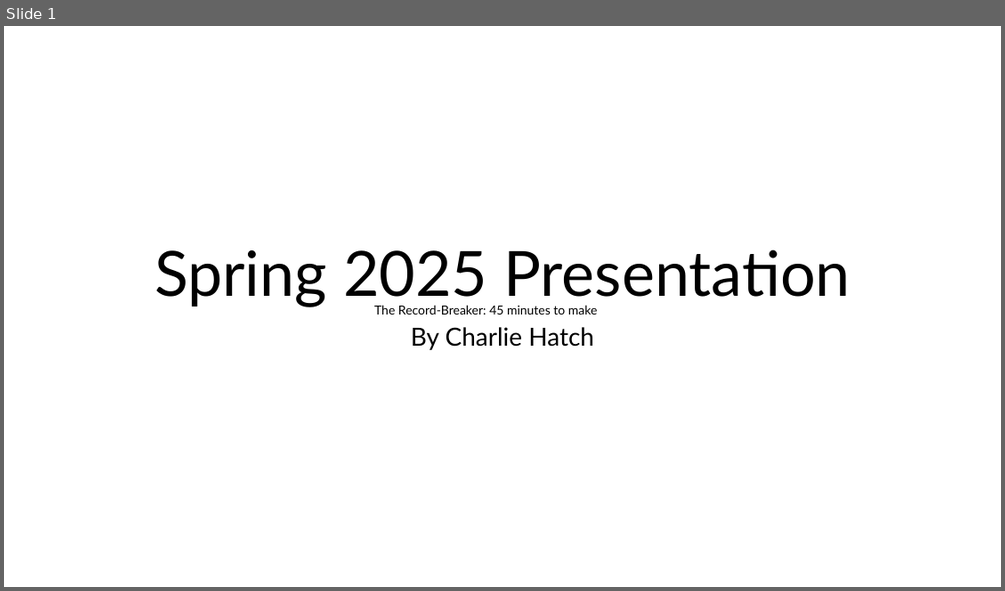
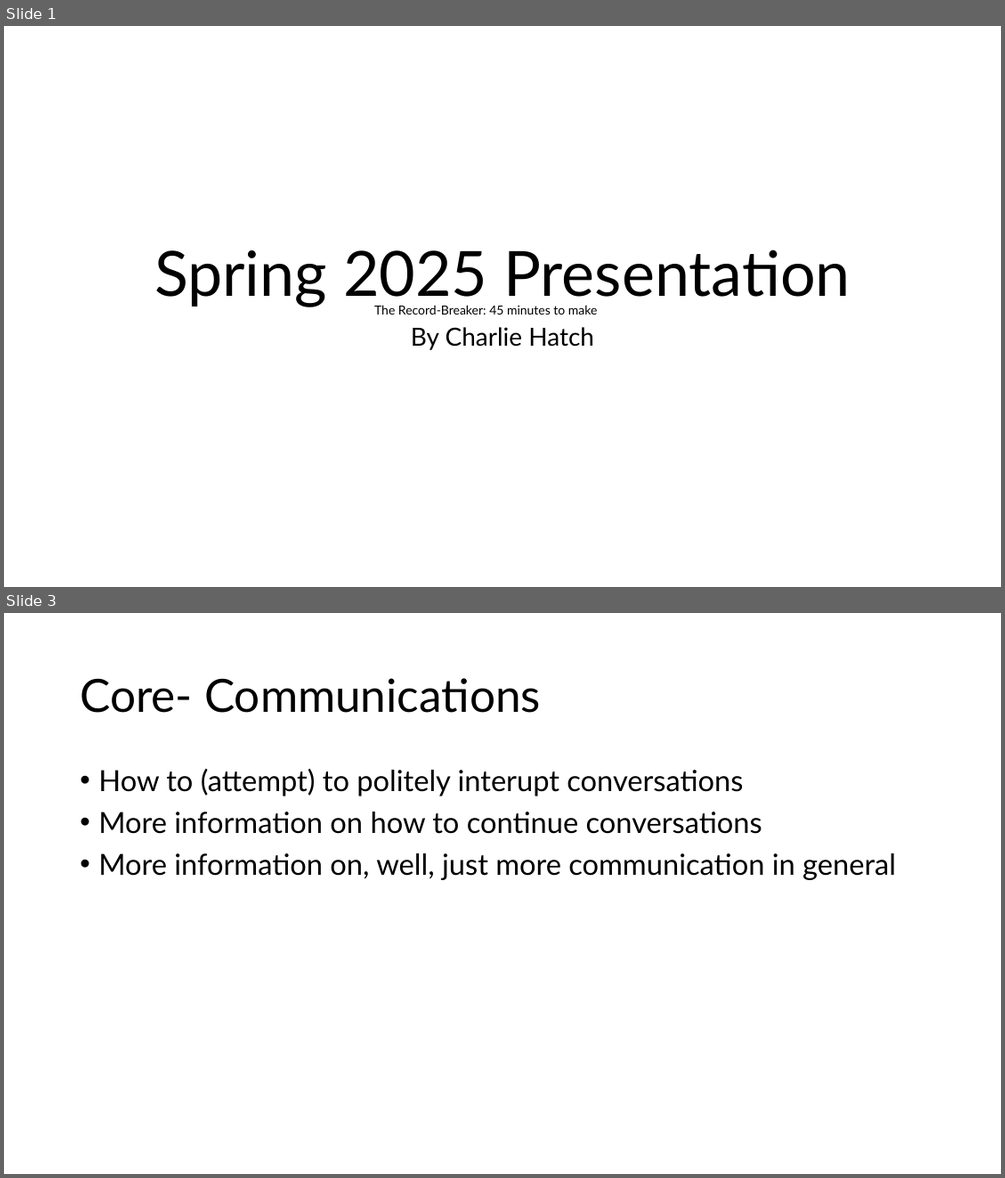
Before and after one commit to NPITX-programs/Presentations, a slide deck: Spring 2025 Presentation/Spring 2025.pptx. Shown one above the other, each under a label of ours: slide 1 before the commit, slides 1 and 3 after it; the slides between them are not shown. The pictures are 1005x591 and 1005x1178 pixels, drawn with LibreOffice and Linux fonts; fonts in the diff are those of the drawing. Boxes give left, top, right and bottom in pixels: in the first picture for what was removed or moved away, otherwise in the second. Text is boxed around its words. In the diff, an @@ line names an element or a change of style, - is before the commit and + after.

Commit message:
Add core slide

```diff
--- a/Spring 2025 Presentation/Spring 2025.pptx
+++ b/Spring 2025 Presentation/Spring 2025.pptx
@@ slide 3 added at bbox=[4, 613, 1001, 1174], background #FFFFFF @@
@@ title added at bbox=[80, 678, 541, 713], 44 pt, text #000000 @@
+Core- Communications
@@ text added at bbox=[98, 769, 896, 880], 28 pt, text #000000 @@
+• How to (attempt) to politely interupt conversations
+• More information on how to continue conversations
+• More information on, well, just more communication in general
```
Also in this commit, not shown: 1 slide changed, 1 slide removed.
